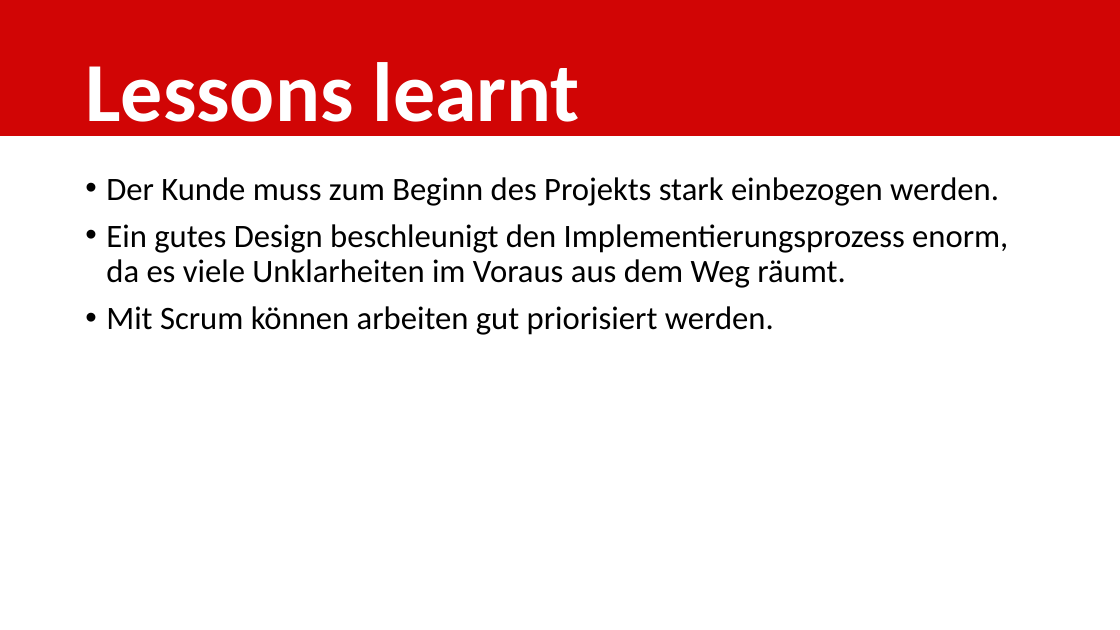
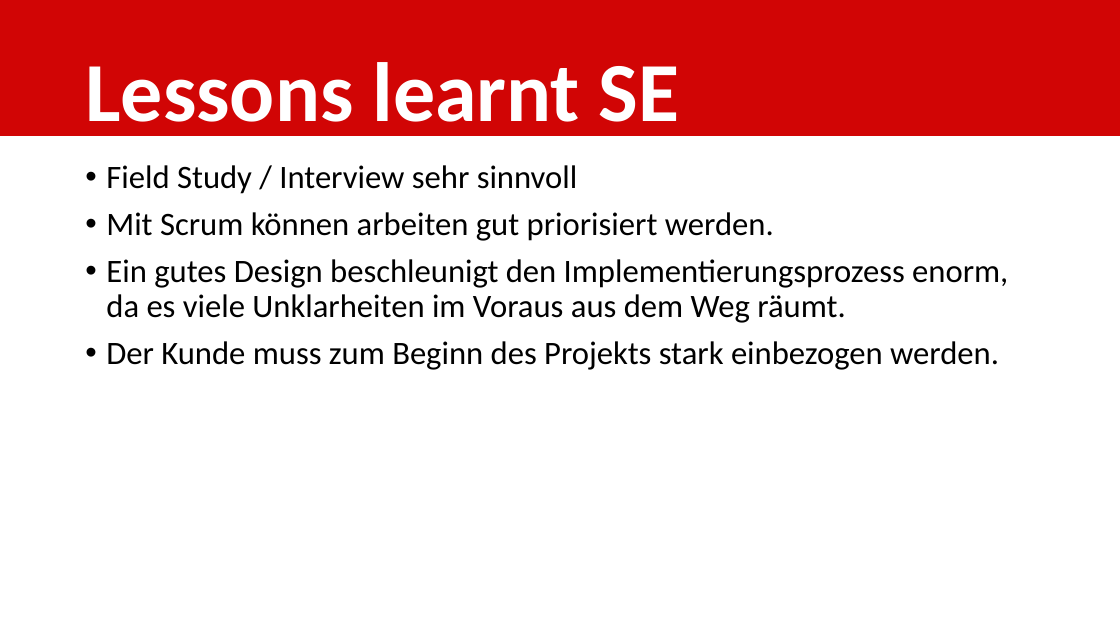
Before and after one commit to shylux/ch.bfh.bti7081.s2015.rot, a slide deck: slide 4 of doc/task14/Schlusspräsentation.pptx (slide 5 before the commit). Drawn at 1120x630 pixels with LibreOffice and Linux fonts; fonts in the diff are those of the drawing. Boxes give left, top, right and bottom in pixels: in the first picture for what was removed or moved away, otherwise in the second. Text is boxed around its words. In the diff, an @@ line names an element or a change of style, - is before the commit and + after.

Commit message:
working on presentation

```diff
--- a/doc/task14/Schlusspräsentation.pptx
+++ b/doc/task14/Schlusspräsentation.pptx
@@ title at box(85, 62, 680, 141): text changed @@
-Lessons learnt
+Lessons learnt SE
@@ text "Field Study / Interview sehr ...": place and size @@
-text "Field Study / Interview sehr ..." at box(106, 177, 1008, 335)
+text "Field Study / Interview sehr ..." at box(106, 165, 1008, 370)
@@ text at box(106, 165, 1008, 323): paragraphs added @@
+• Field Study / Interview sehr sinnvoll
+• Mit Scrum können arbeiten gut priorisiert werden.
+• Ein gutes Design beschleunigt den Implementierungsprozess enorm, da es viele Unklarheiten im Voraus aus dem Weg räumt.
@@ text at box(106, 224, 1008, 335): paragraphs removed @@
-• Ein gutes Design beschleunigt den Implementierungsprozess enorm, da es viele Unklarheiten im Voraus aus dem Weg räumt.
-• Mit Scrum können arbeiten gut priorisiert werden.
```
Also in this commit, not shown: 3 slides added, 1 other file.
